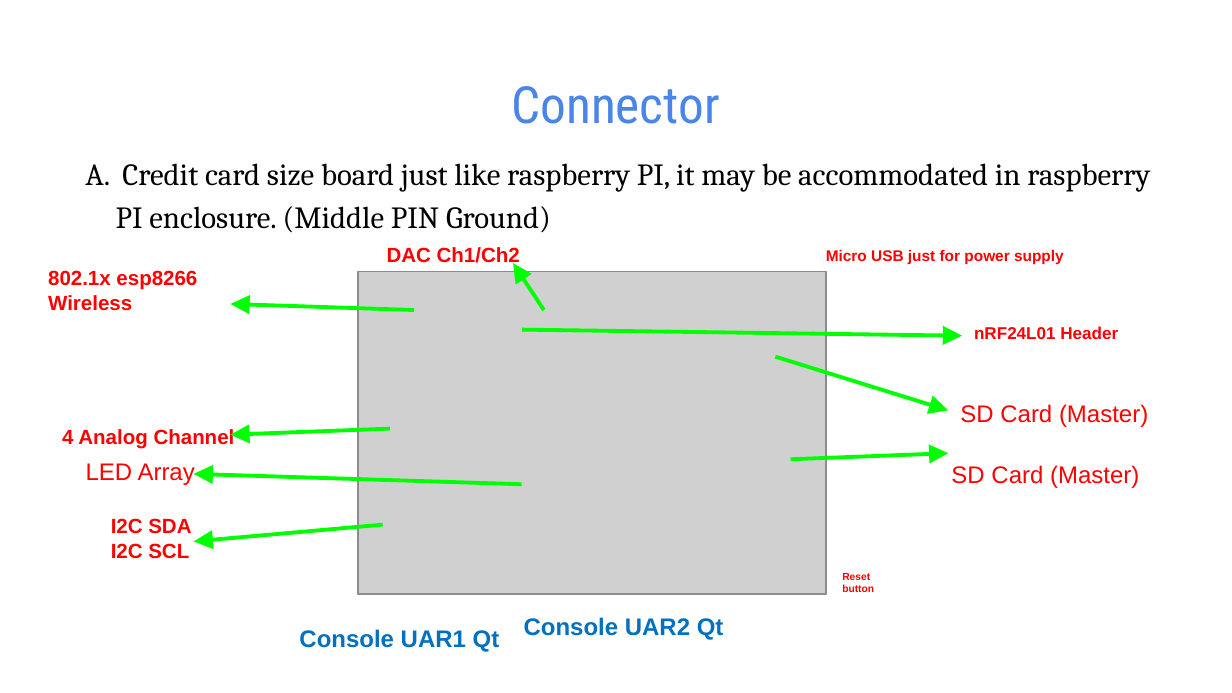
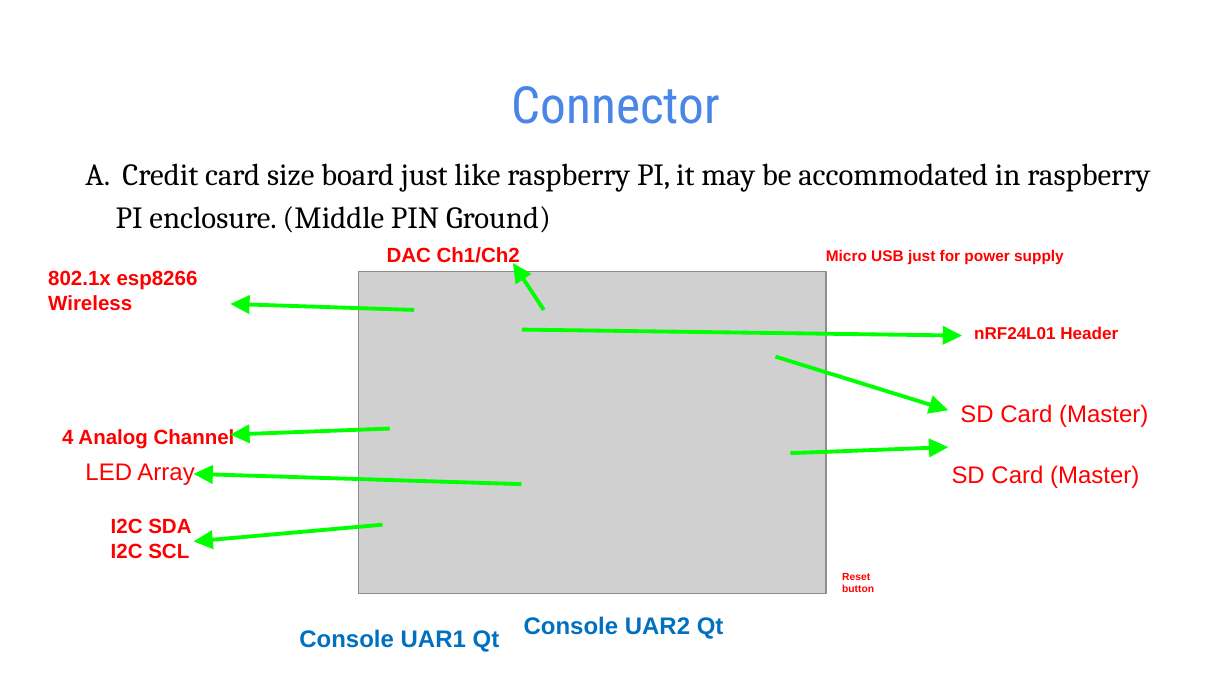
Before and after one commit to natashaiwscope/iot_hw, a slide deck: slide 5 of ppt/wireless.pptx. Drawn at 1232x693 pixels with LibreOffice and Linux fonts; fonts in the diff are those of the drawing; grey boxes stand for pictures. Boxes give left, top, right and bottom in pixels: in the first picture for what was removed or moved away, otherwise in the second. Text is boxed around its words. In the diff, an @@ line names an element or a change of style, - is before the commit and + after.

```diff
--- a/ppt/wireless.pptx
+++ b/ppt/wireless.pptx
@@ freeform shape: place and size @@
-freeform shape at <box>791,453,949,460</box>
+freeform shape at <box>791,447,949,453</box>
```
Also in this commit, not shown: 8 other slides changed.
